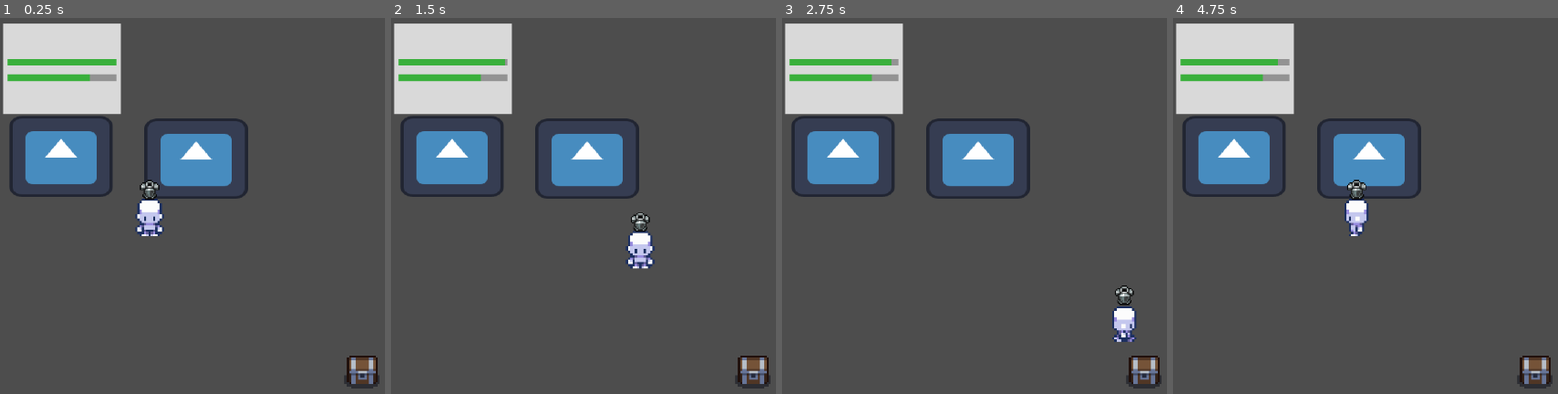
Above: before the commit, frames 1-4 (left to right).
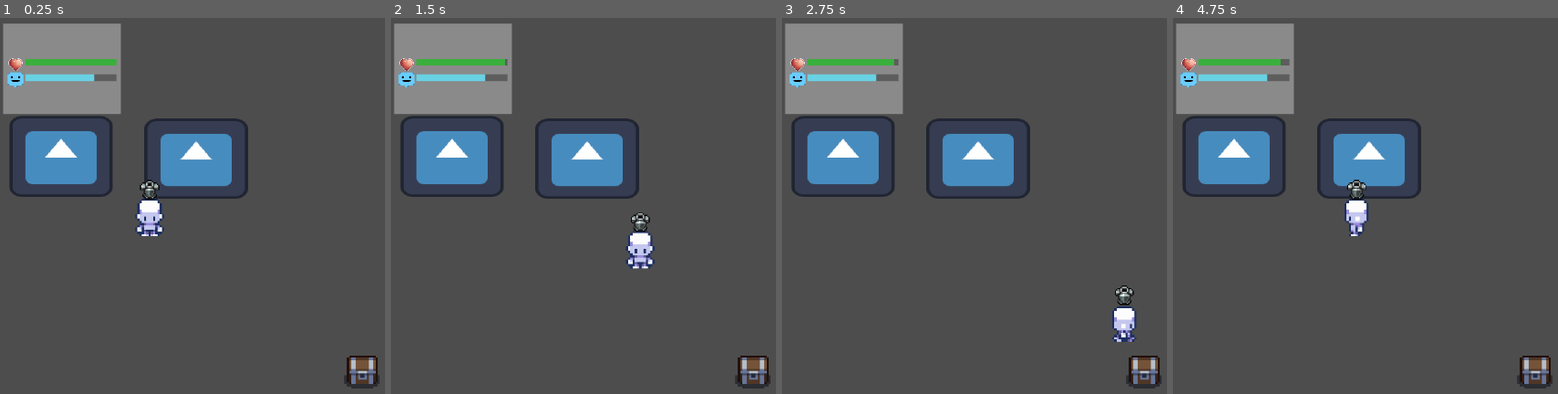
Above: after the commit, the same moments.

Repository: jpsalim21/LootPacker
Game: Godot game, scene res://Cenas/Workshop.tscn
The game is run twice, just before and just after one commit, with the same random seed, the same clock (stepped at 60 frames per second) and the same inputs. The engine's default icon, where the game draws it, is replaced by a stand-in: a white triangle on a blue panel in a dark square.
Inputs:
- Up to frame 1 (0.25 s): no input
- Up to frame 2 (1.5 s): tap Enter at 0.5 s; hold D (direita) 0.53-1.28 s; tap E (interact) at 0.6 s; hold S (baixo) from 1.28 s (still down); tap Shift (run) at 1.35 s
- Up to frame 3 (2.75 s): release S (baixo) at 2.03 s; hold D (direita) from 2.03 s (still down); tap E (interact) at 2.1 s
- Up to frame 4 (4.75 s): release D (direita) at 2.78 s; hold W (cima) 2.78-3.53 s; tap Shift (run) at 2.85, 4.35 s; hold A (esquerda) from 3.53 s (still down); tap E (interact) at 3.6 s

The runs differ from the first frame. In frame 1, 7.0% of the frame differs, in the area x 0-32%, y 1-26%; in frame 2, 7.0%; in frame 3, 7.0%; in frame 4, 7.1%.

Commit message:
Adiciona emotes

Diff:
--- a/Prefabs/lifeBar.tscn
+++ b/Prefabs/lifeBar.tscn
@@ -1,15 +1,22 @@
-[gd_scene load_steps=5 format=3 uid="uid://c1ivkp73agnyx"]
+[gd_scene load_steps=9 format=3 uid="uid://c1ivkp73agnyx"]
 
 [ext_resource type="Script" path="res://Scripts/Adventures/lifeBarScript.gd" id="1_qf062"]
+[ext_resource type="Texture2D" uid="uid://chka14hknvrox" path="res://Sprites/UI/Quadrado1.png" id="2_bto6a"]
+[ext_resource type="Texture2D" uid="uid://ckof1hopgrdy2" path="res://Sprites/UI/Heart.png" id="3_6m2bg"]
 
 [sub_resource type="StyleBoxFlat" id="StyleBoxFlat_di8kc"]
-bg_color = Color(0.85098, 0.85098, 0.85098, 1)
+bg_color = Color(0.541176, 0.541176, 0.541176, 1)
 
 [sub_resource type="StyleBoxFlat" id="StyleBoxFlat_bbcw5"]
 bg_color = Color(0, 0, 0, 0.32549)
 
 [sub_resource type="StyleBoxFlat" id="StyleBoxFlat_lk3eh"]
 bg_color = Color(0.227451, 0.690196, 0.235294, 1)
+
+[sub_resource type="StyleBoxFlat" id="StyleBoxFlat_rw6lo"]
+bg_color = Color(0.407843, 0.819608, 0.890196, 1)
+
+[sub_resource type="Theme" id="Theme_amxe1"]
 
 [node name="LifeBar" type="Control"]
 layout_mode = 3
@@ -22,7 +29,8 @@
 max = 50.0
 
 [node name="Panel" type="Panel" parent="."]
-layout_mode = 0
+layout_mode = 1
+anchors_preset = -1
 offset_right = 53.0
 offset_bottom = 41.0
 theme_override_styles/panel = SubResource("StyleBoxFlat_di8kc")
@@ -33,7 +41,7 @@
 anchors_preset = 15
 anchor_right = 1.0
 anchor_bottom = 1.0
-offset_left = 2.0
+offset_left = 10.0
 offset_top = 16.0
 offset_right = -2.0
 offset_bottom = -22.0
@@ -48,17 +56,34 @@
 [node name="ProgressBar2" type="ProgressBar" parent="Panel"]
 z_index = 1
 layout_mode = 1
-anchors_preset = 15
+anchors_preset = -1
 anchor_right = 1.0
 anchor_bottom = 1.0
-offset_left = 2.0
+offset_left = 10.0
 offset_top = 23.0
 offset_right = -2.0
 offset_bottom = -15.0
 grow_horizontal = 2
 grow_vertical = 2
 theme_override_styles/background = SubResource("StyleBoxFlat_bbcw5")
-theme_override_styles/fill = SubResource("StyleBoxFlat_lk3eh")
+theme_override_styles/fill = SubResource("StyleBoxFlat_rw6lo")
 max_value = 1.0
 value = 0.76
 show_percentage = false
+
+[node name="TextureRect" type="TextureRect" parent="Panel"]
+self_modulate = Color(0.411765, 0.803922, 1, 1)
+layout_mode = 0
+offset_left = 2.0
+offset_top = 22.0
+offset_right = 9.0
+offset_bottom = 29.0
+theme = SubResource("Theme_amxe1")
+texture = ExtResource("2_bto6a")
+expand_mode = 1
+
+[node name="TextureRect" type="TextureRect" parent="Panel/TextureRect"]
+offset_top = -7.0
+offset_right = 7.0
+texture = ExtResource("3_6m2bg")
+expand_mode = 1
Binary file added: Sprites/UI/Heart.png
Not shown, added: Sprites/UI/Heart.png.import
Binary file added: Sprites/UI/Quadrado1.png
Not shown, added: Sprites/UI/Quadrado1.png.import
Binary file added: Sprites/UI/Quadrado2.png
Not shown, added: Sprites/UI/Quadrado2.png.import
Binary file added: Sprites/UI/Quadrado3.png
Not shown, added: Sprites/UI/Quadrado3.png.import
Binary file added: Sprites/UI/Quadrado4.png
Not shown, added: Sprites/UI/Quadrado4.png.import
Binary file added: Sprites/UI/Quadrado5.png
Not shown, added: Sprites/UI/Quadrado5.png.import
(and 2 more such lines)
